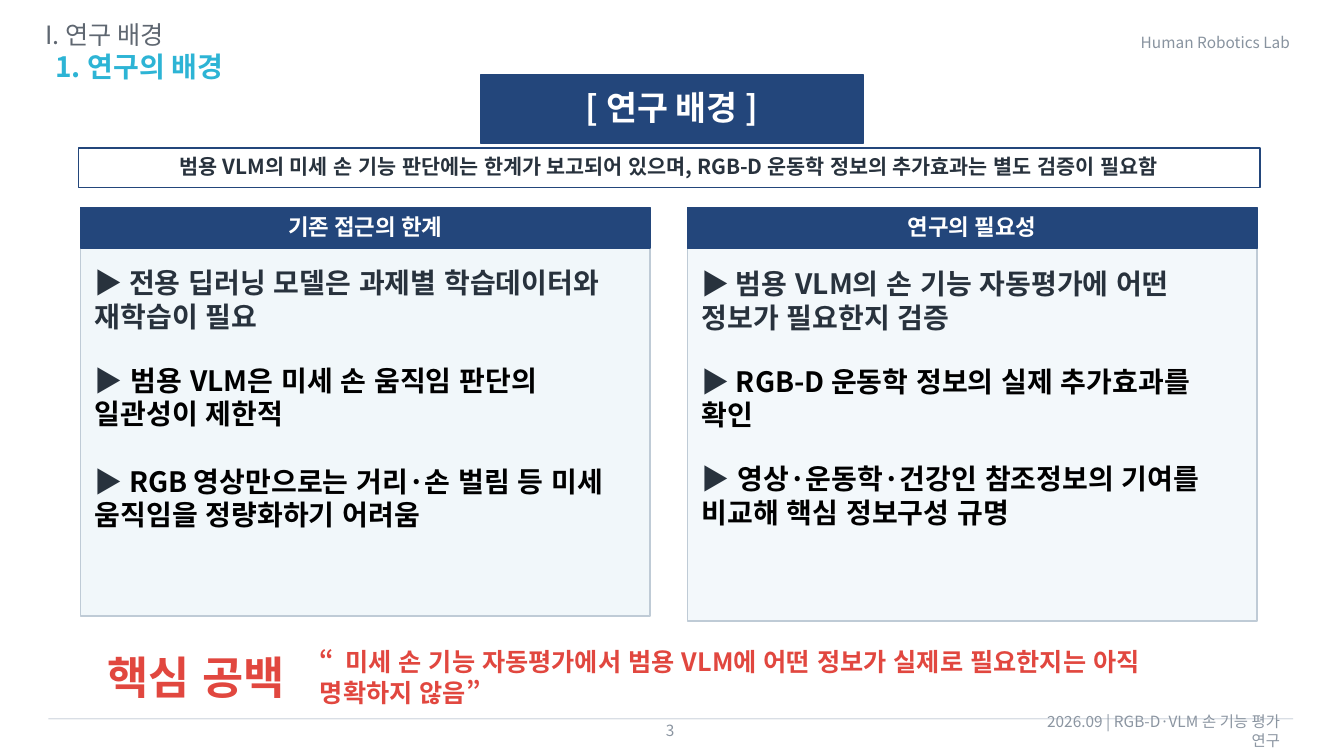
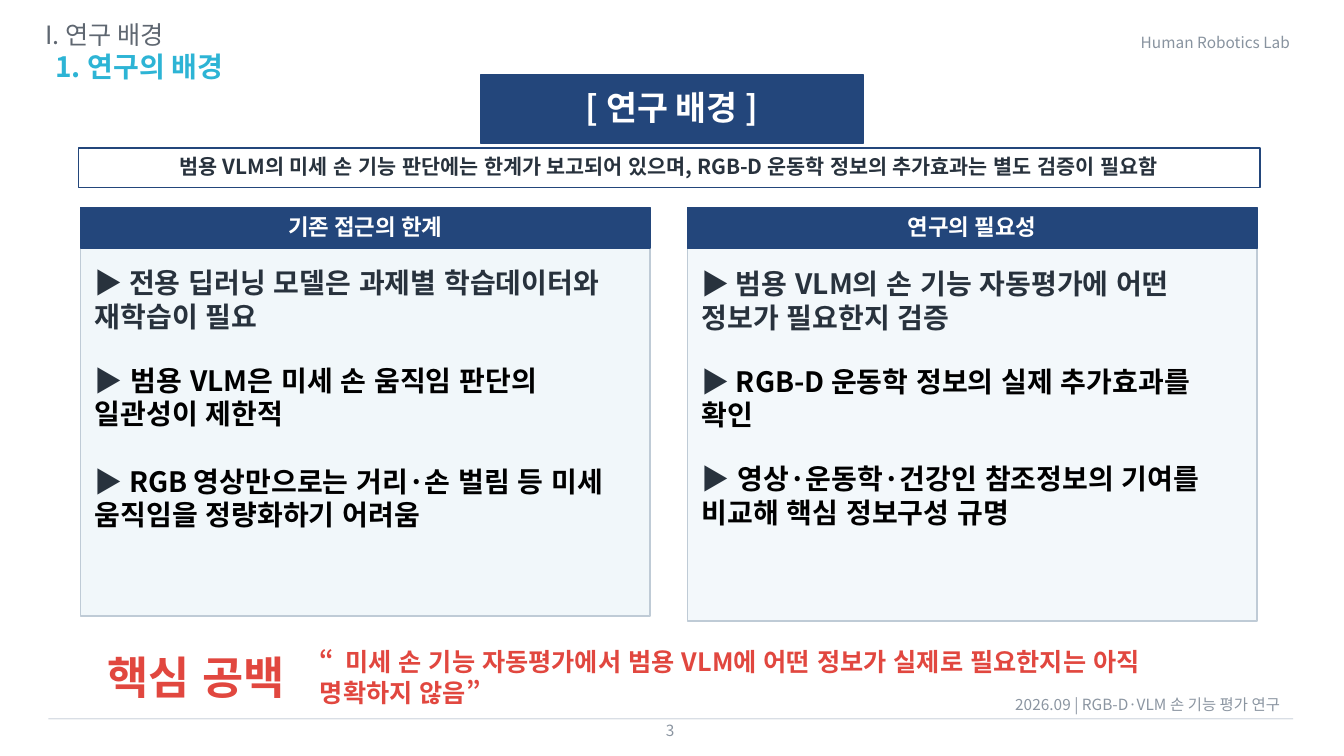
Before and after one commit to passtock/casstone, a slide deck: slide 3 of capstone/연구계획서22000561이재용0910.pptx. Drawn at 1344x756 pixels with LibreOffice and Linux fonts; fonts in the diff are those of the drawing. Boxes give left, top, right and bottom in pixels: in the first picture for what was removed or moved away, otherwise in the second. Text is boxed around its words. In the diff, an @@ line names an element or a change of style, - is before the commit and + after.

```diff
--- a/capstone/연구계획서22000561이재용0910.pptx
+++ b/capstone/연구계획서22000561이재용0910.pptx
@@ text "2026.09 | RGB-D·VLM 손 기능 ..." rewrapped from (x1=1047, y1=714, x2=1280, y2=747) to (x1=1015, y1=697, x2=1280, y2=711) @@
```
Also in this commit, not shown: 13 other slides changed.
